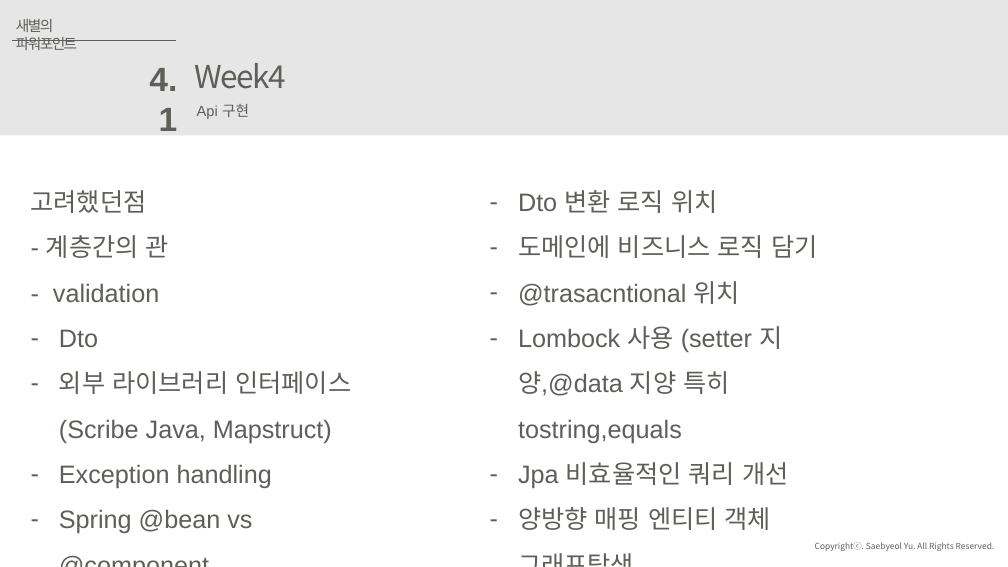
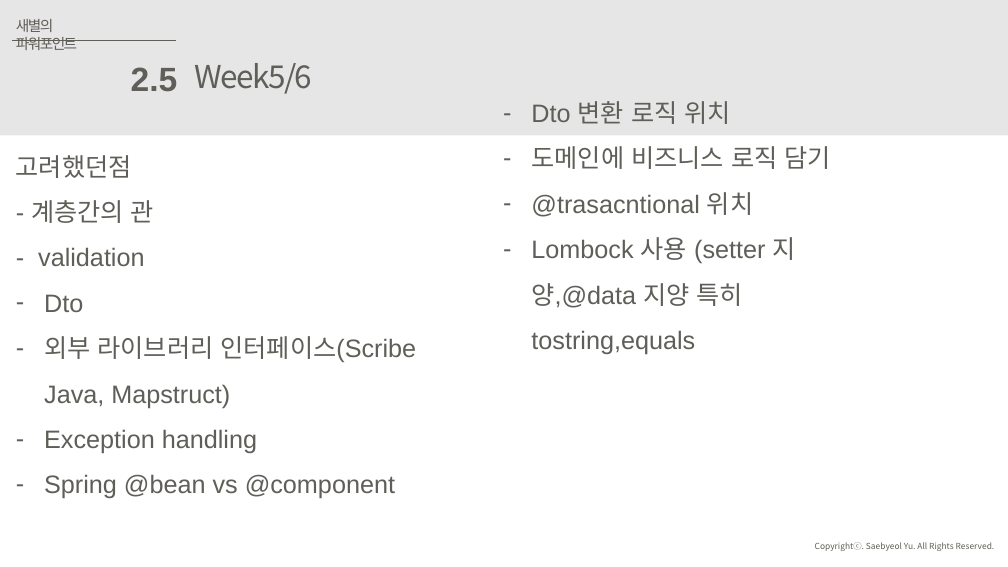
Before and after one commit to JuJinPark/interproject-process, a slide deck: slide 15 of 발표/internProject(20191010).pptx (slide 14 before the commit). Drawn at 1008x567 pixels with LibreOffice and Linux fonts; fonts in the diff are those of the drawing. Boxes give left, top, right and bottom in pixels: in the first picture for what was removed or moved away, otherwise in the second. Text is boxed around its words. In the diff, an @@ line names an element or a change of style, - is before the commit and + after.

```diff
--- a/발표/internProject(20191010).pptx
+++ b/발표/internProject(20191010).pptx
@@ text at box(131, 67, 178, 92): text changed @@
-4.1
+2.5
@@ text at box(195, 63, 313, 94): text changed @@
-Week4
+Week5/6
@@ text "Dto 변환 로직 위치": place and size @@
-text "Dto 변환 로직 위치" at box(518, 190, 817, 530)
+text "Dto 변환 로직 위치" at box(531, 101, 831, 354)
@@ text removed at box(197, 104, 249, 119) @@
-Api 구현
@@ text "고려했던점" rewrapped from box(31, 190, 351, 533) to box(16, 155, 417, 498) @@
@@ text at box(518, 462, 788, 530): paragraphs removed @@
-– Jpa 비효율적인 쿼리 개선
-– 양방향 매핑 엔티티 객체 그래프탐색
```
Also in this commit, not shown: 13 other slides changed, 2 slides added, 12 slides removed, 3 other files.
